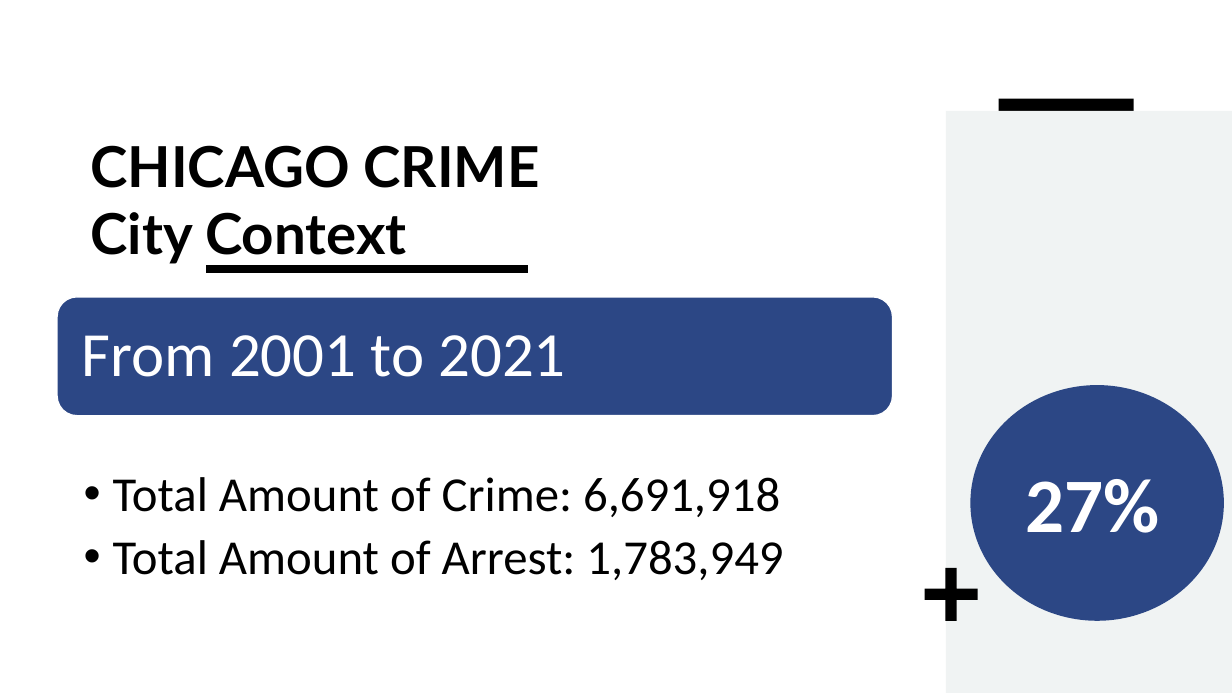
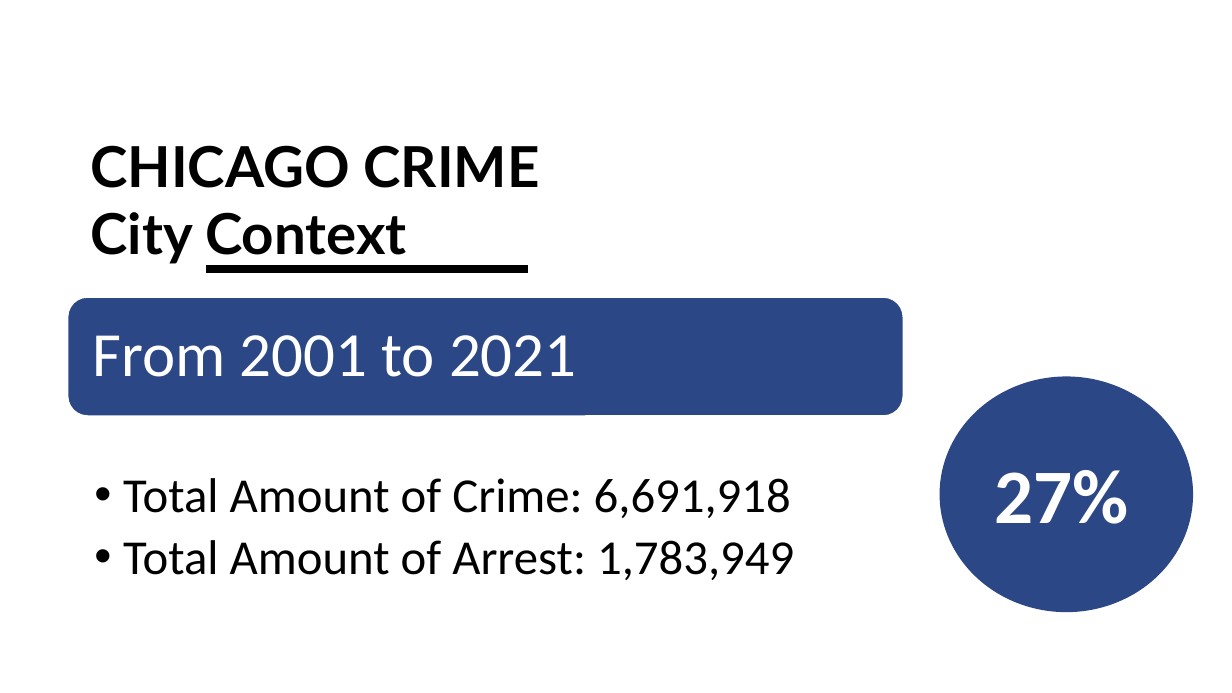
Before and after one commit to Karla-Flores/Arrests-Predictor, a slide deck: slide 3 of Group 2 - Arrest predictor.pptx. Drawn at 1232x693 pixels with LibreOffice and Linux fonts; fonts in the diff are those of the drawing. Boxes give left, top, right and bottom in pixels: in the first picture for what was removed or moved away, otherwise in the second. Text is boxed around its words. In the diff, an @@ line names an element or a change of style, - is before the commit and + after.

```diff
--- a/Group 2 - Arrest predictor.pptx
+++ b/Group 2 - Arrest predictor.pptx
@@ rectangle removed at [0,0,1232,693] @@
@@ rectangle removed at [623,111,1186,693] @@
@@ rectangle removed at [946,111,1232,693] @@
@@ rectangle removed at [999,99,1134,111] @@
@@ 2 texts, 1 rounded rectangle: place and size @@
-2 texts, 1 rounded rectangle at [57,297,893,580]
+2 texts, 1 rounded rectangle at [67,298,903,580]
@@ ellipse: place and size @@
-ellipse at [970,385,1224,621]
+ellipse at [940,376,1193,612]
@@ text "27%": place and size @@
-text "27%" at [1025,479,1159,533]
+text "27%" at [994,470,1128,524]
@@ plus removed at [925,567,978,620] @@
```
Also in this commit, not shown: 3 other slides changed.
